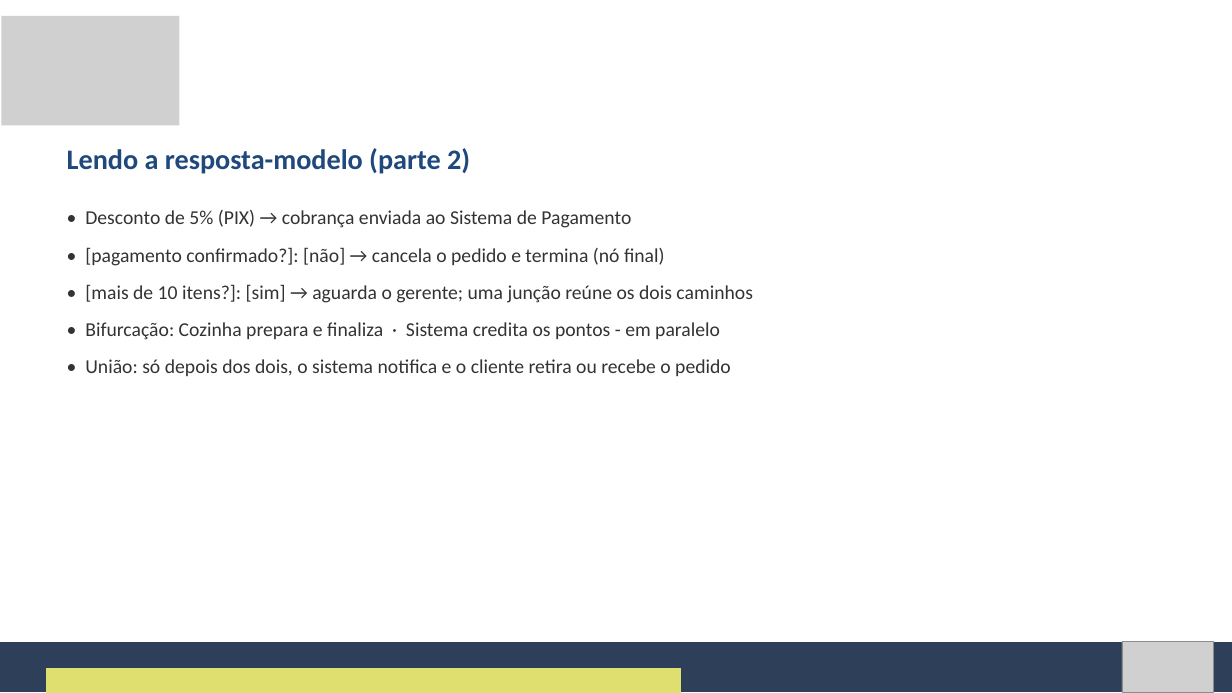
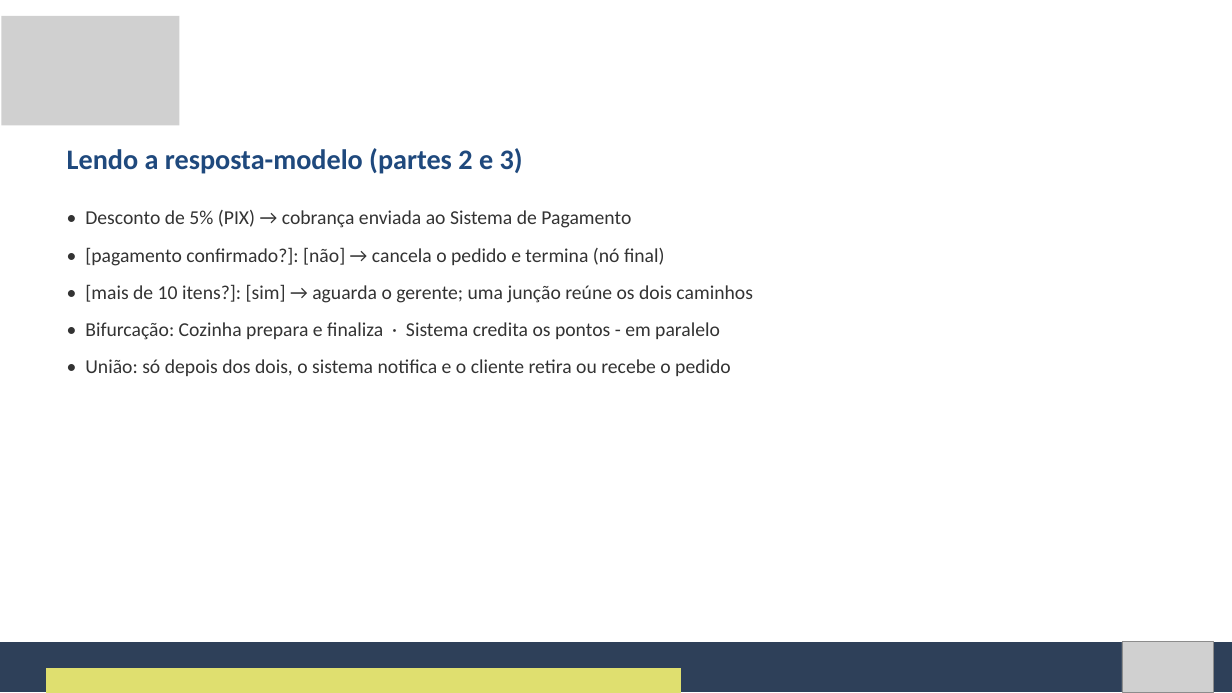
Before and after one commit to Natan20/Curso-Modelagem-De-Sistemas-Material, a slide deck: slide 86 of Aula 07 - 02-10-2026/Aula 7 - Slides.pptx (slide 73 before the commit). Drawn at 1232x693 pixels with LibreOffice and Linux fonts; fonts in the diff are those of the drawing; grey boxes stand for pictures. Boxes give left, top, right and bottom in pixels: in the first picture for what was removed or moved away, otherwise in the second. Text is boxed around its words. In the diff, an @@ line names an element or a change of style, - is before the commit and + after.

```diff
--- a/Aula 07 - 02-10-2026/Aula 7 - Slides.pptx
+++ b/Aula 07 - 02-10-2026/Aula 7 - Slides.pptx
@@ text at [67, 148, 523, 174]: text changed @@
-Lendo a resposta-modelo (parte 2)
+Lendo a resposta-modelo (partes 2 e 3)
```
Also in this commit, not shown: 18 other slides changed, 15 slides added, 2 other files.
